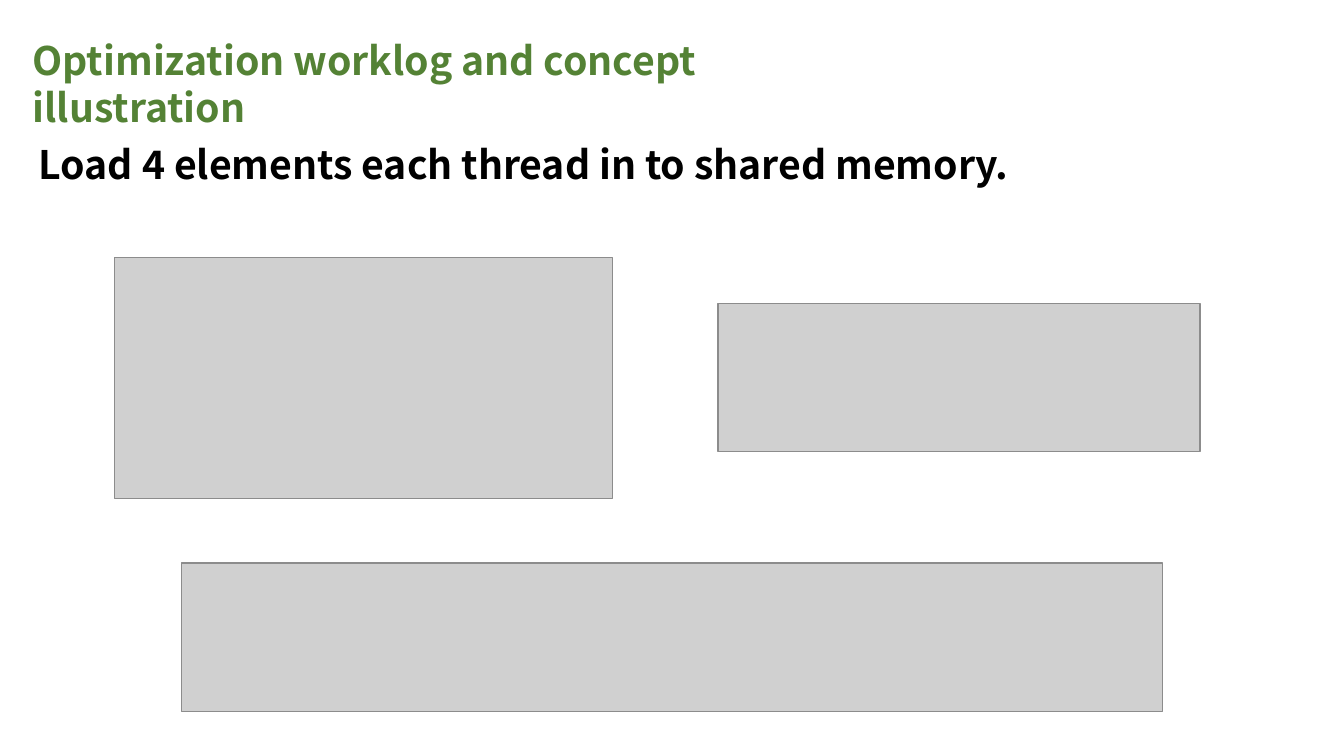
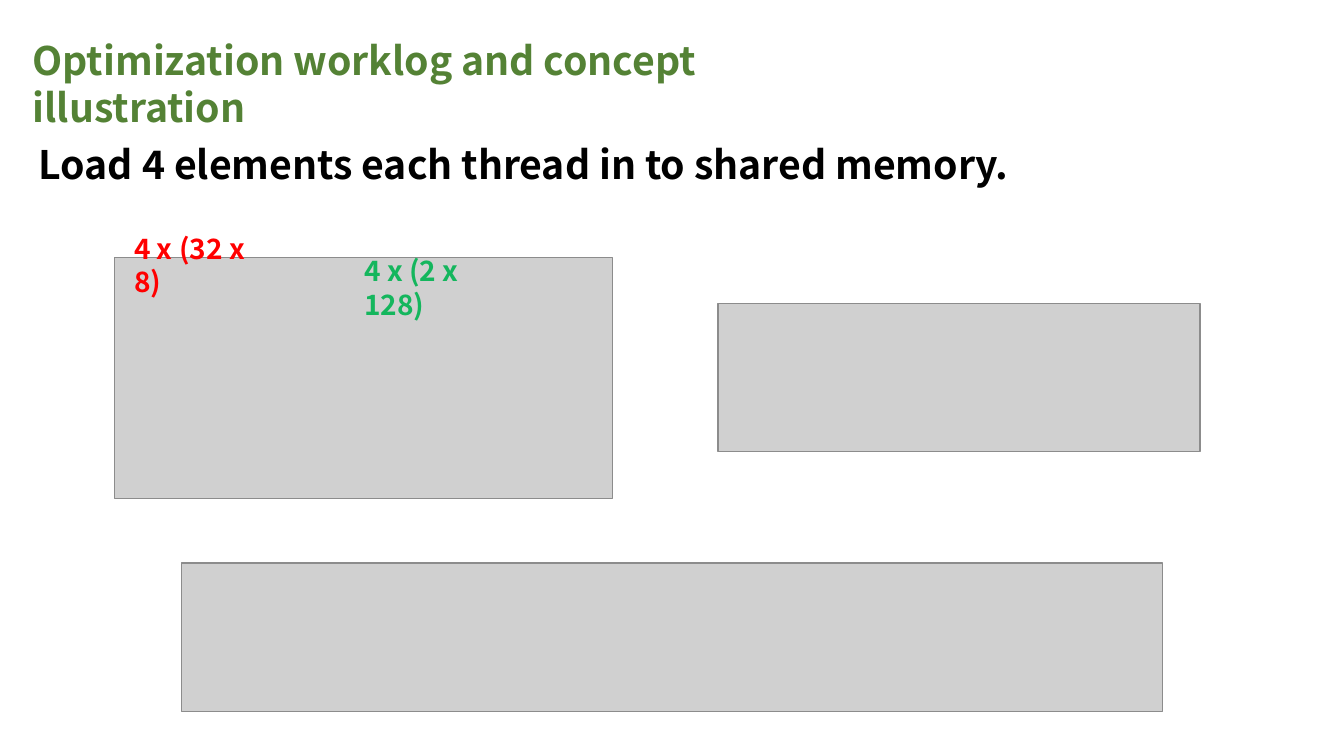
Before and after one commit to InhabitancyCocoon/feather_gemm, a slide deck: slide 19 of docs/presentation.pptx (slide 18 before the commit). Drawn at 1344x756 pixels with LibreOffice and Linux fonts; fonts in the diff are those of the drawing; grey boxes stand for pictures. Boxes give left, top, right and bottom in pixels: in the first picture for what was removed or moved away, otherwise in the second. Text is boxed around its words. In the diff, an @@ line names an element or a change of style, - is before the commit and + after.

```diff
--- a/docs/presentation.pptx
+++ b/docs/presentation.pptx
@@ text added at <box>134,231,245,298</box>, 20 pt, text #FF0000, bold @@
+4 x (32 x 8)
@@ text added at <box>364,253,459,321</box>, 20 pt, text #14B65D, bold @@
+4 x (2 x 128)
```
Also in this commit, not shown: 17 other slides changed, 3 slides added, 2 other files.
